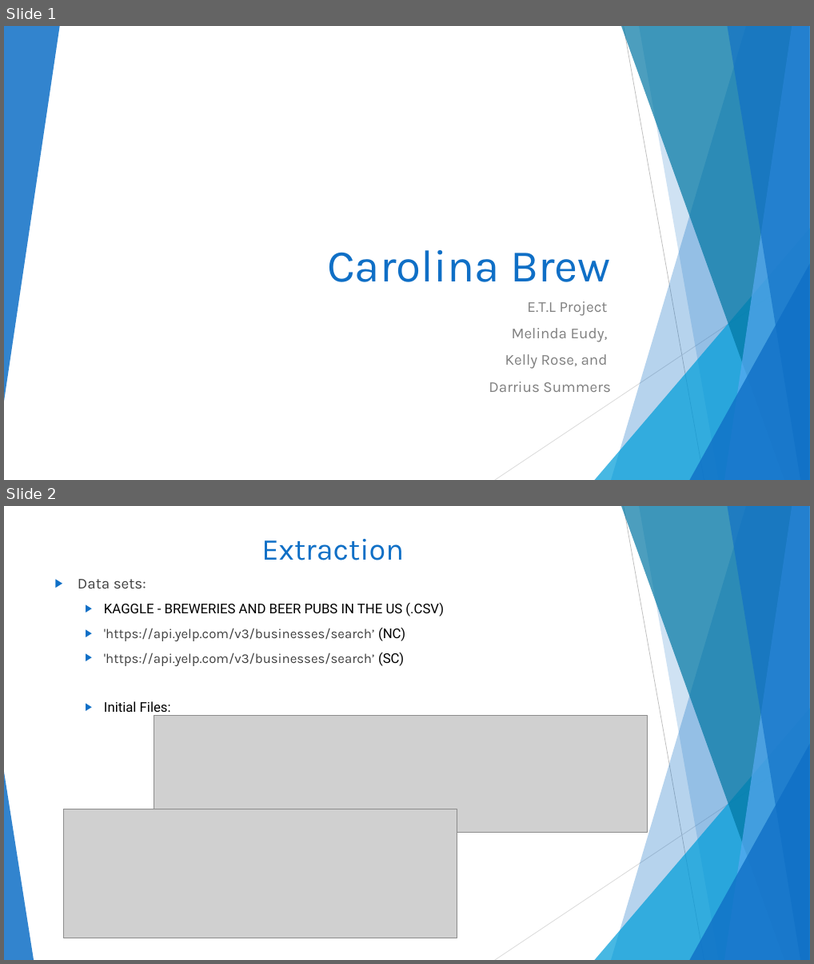
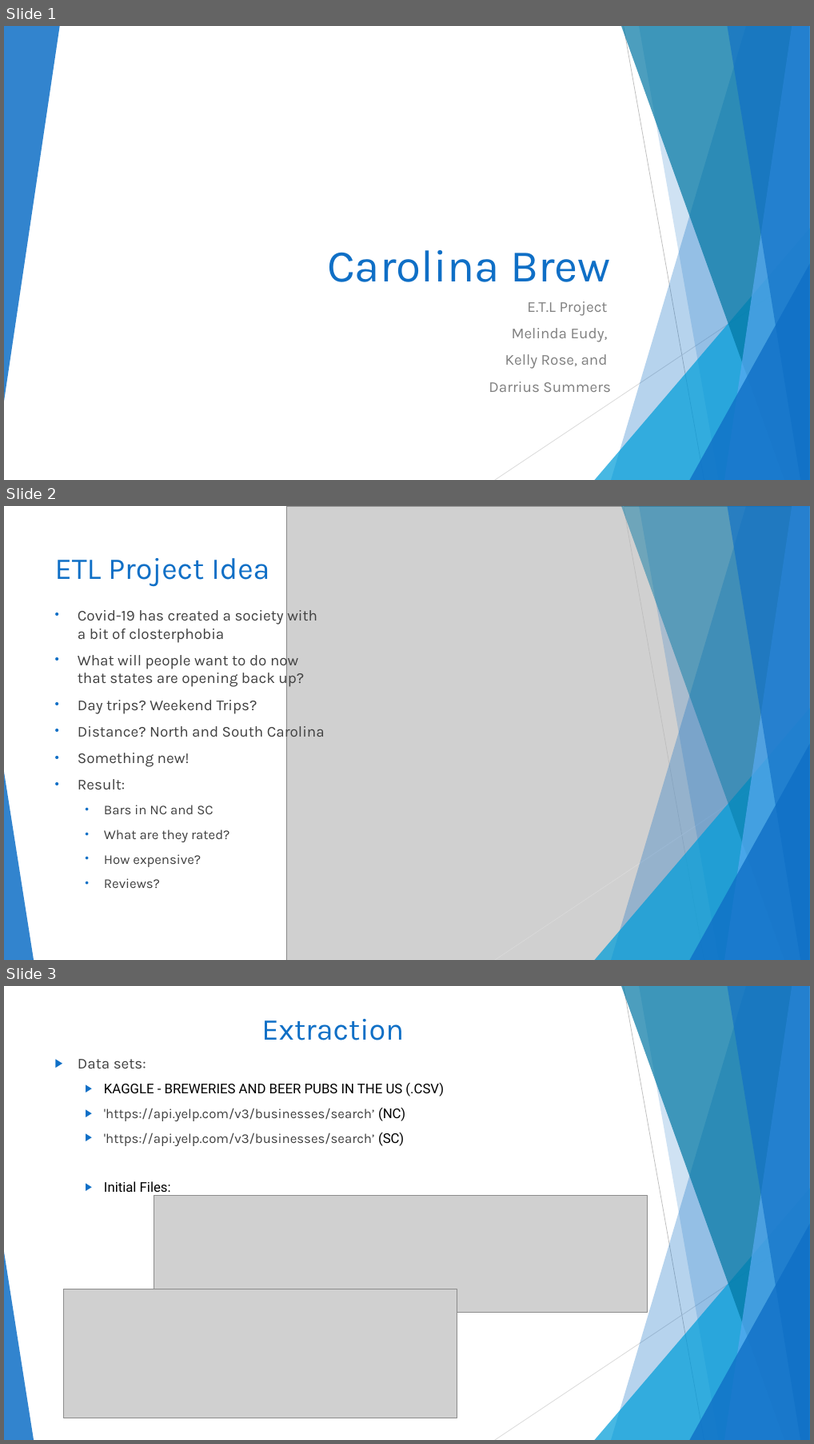
Before and after one commit to melindaeudy/ETL-Project, a slide deck: Carolina Brew.pptx. Shown one above the other, each under a label of ours: slides 1 and 2 before the commit, slides 1, 2 and 3 after it. The pictures are 814x964 and 814x1444 pixels, drawn with LibreOffice and Linux fonts; fonts in the diff are those of the drawing; grey boxes stand for pictures. Boxes give left, top, right and bottom in pixels: in the first picture for what was removed or moved away, otherwise in the second. Text is boxed around its words. In the diff, an @@ line names an element or a change of style, - is before the commit and + after.

```diff
--- a/Carolina Brew.pptx
+++ b/Carolina Brew.pptx
@@ slide 2 added at bbox=[4, 506, 810, 960], background #FFFFFF; not listed: 8 template elements that a slide beside it also shows @@
@@ picture added at bbox=[286, 506, 810, 960] @@
@@ freeform shape added at bbox=[611, 506, 810, 960], fill #0F6FC6 at 30% opacity @@
@@ freeform shape added at bbox=[622, 506, 810, 960], fill #0076A3 at 47% opacity @@
@@ line added from (624, 506) to (705, 960), #BFBFBF 0.75 pt @@
@@ freeform shape added at bbox=[639, 506, 810, 960], fill #0F6FC6 at 20% opacity @@
@@ freeform shape added at bbox=[725, 506, 810, 960], fill #59AAF2 at 70% opacity @@
@@ freeform shape added at bbox=[727, 506, 810, 960], fill #0F6FC6 at 65% opacity @@
@@ title added at bbox=[55, 558, 270, 587], 36 pt, text #0F6FC6 @@
+ETL Project Idea
@@ text added at bbox=[78, 610, 325, 888], 18 pt, text #404040 @@
+• Covid-19 has created a society with a bit of closterphobia
+• What will people want to do now that states are opening back up?
+• Day trips? Weekend Trips?
+• Distance? North and South Carolina
+• Something new!
+• Result:
+  • Bars in NC and SC
+  • What are they rated?
+  • How expensive?
+  • Reviews?
@@ triangle added at bbox=[595, 708, 810, 960], fill #009DD9 at 72% opacity @@
@@ triangle added at bbox=[690, 744, 810, 960], fill #0F6FC6 at 80% opacity @@
@@ line added from (810, 750) to (495, 960), #D9D9D9 0.75 pt @@
@@ what was slide 2 is now slide 3 @@
```
Also in this commit, not shown: 1 slide changed.
